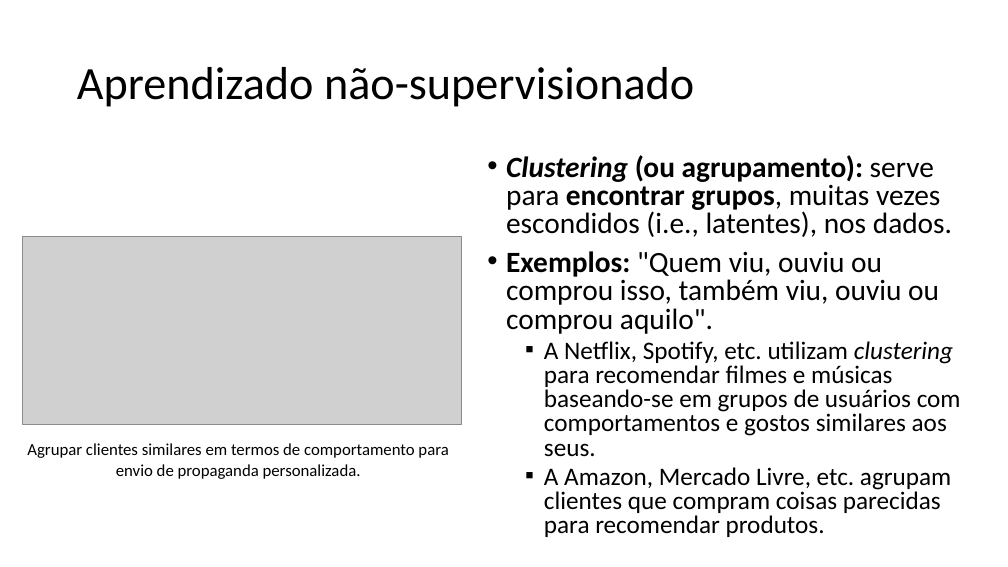
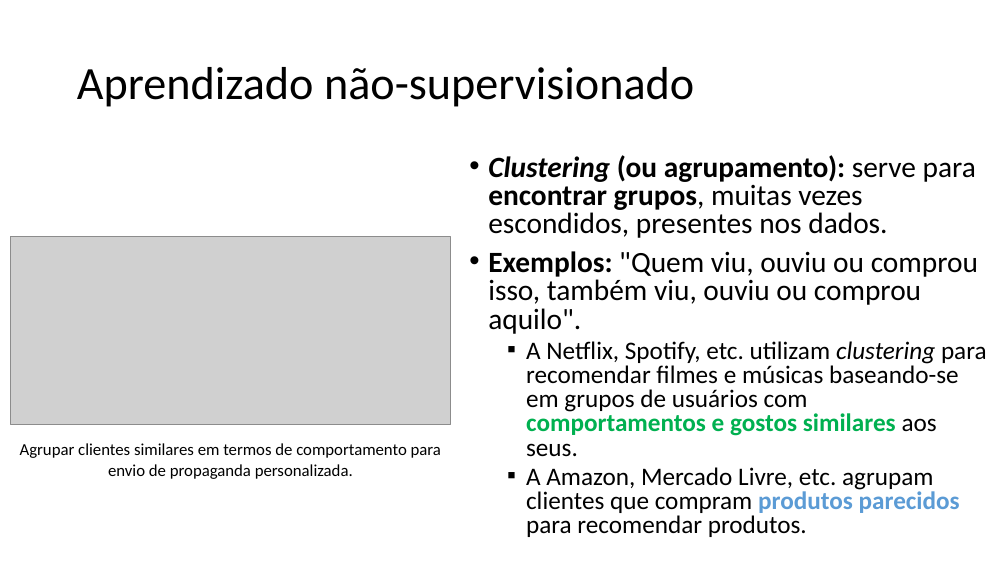
Before and after one commit to zz4fap/c24_inteligencia_artificial, a slide deck: slide 30 of slides/C24_Paradigmas.pptx. Drawn at 1008x567 pixels with LibreOffice and Linux fonts; fonts in the diff are those of the drawing; grey boxes stand for pictures. Boxes give left, top, right and bottom in pixels: in the first picture for what was removed or moved away, otherwise in the second. Text is boxed around its words. In the diff, an @@ line names an element or a change of style, - is before the commit and + after.

Commit message:
new slides

```diff
--- a/slides/C24_Paradigmas.pptx
+++ b/slides/C24_Paradigmas.pptx
@@ text "Clustering (ou agrupamento): serve para ...": place and size @@
-text "Clustering (ou agrupamento): serve para ..." at (506,155,961,537)
+text "Clustering (ou agrupamento): serve para ..." at (488,155,987,537)
@@ text at (488,155,976,238): text changed @@
-• Clustering (ou agrupamento): serve para encontrar grupos, muitas vezes escondidos (i.e., latentes), nos dados.
+• Clustering (ou agrupamento): serve para encontrar grupos, muitas vezes escondidos, presentes nos dados.
@@ picture: place and size @@
-picture at (22,237,462,424)
+picture at (11,237,451,424)
@@ text at (526,341,987,457): text colour #000000 to #00B050, bold on in "comportamentos e gostos similares" @@
@@ text "Agrupar clientes similares em termos ...": place and size @@
-text "Agrupar clientes similares em termos ..." at (27,443,448,479)
+text "Agrupar clientes similares em termos ..." at (20,443,441,479)
@@ text at (526,467,960,537): text changed @@
-  ▪ A Amazon, Mercado Livre, etc. agrupam clientes que compram coisas parecidas para recomendar produtos.
+  ▪ A Amazon, Mercado Livre, etc. agrupam clientes que compram produtos parecidos para recomendar produtos.
```
Also in this commit, not shown: 1 other slide changed.
